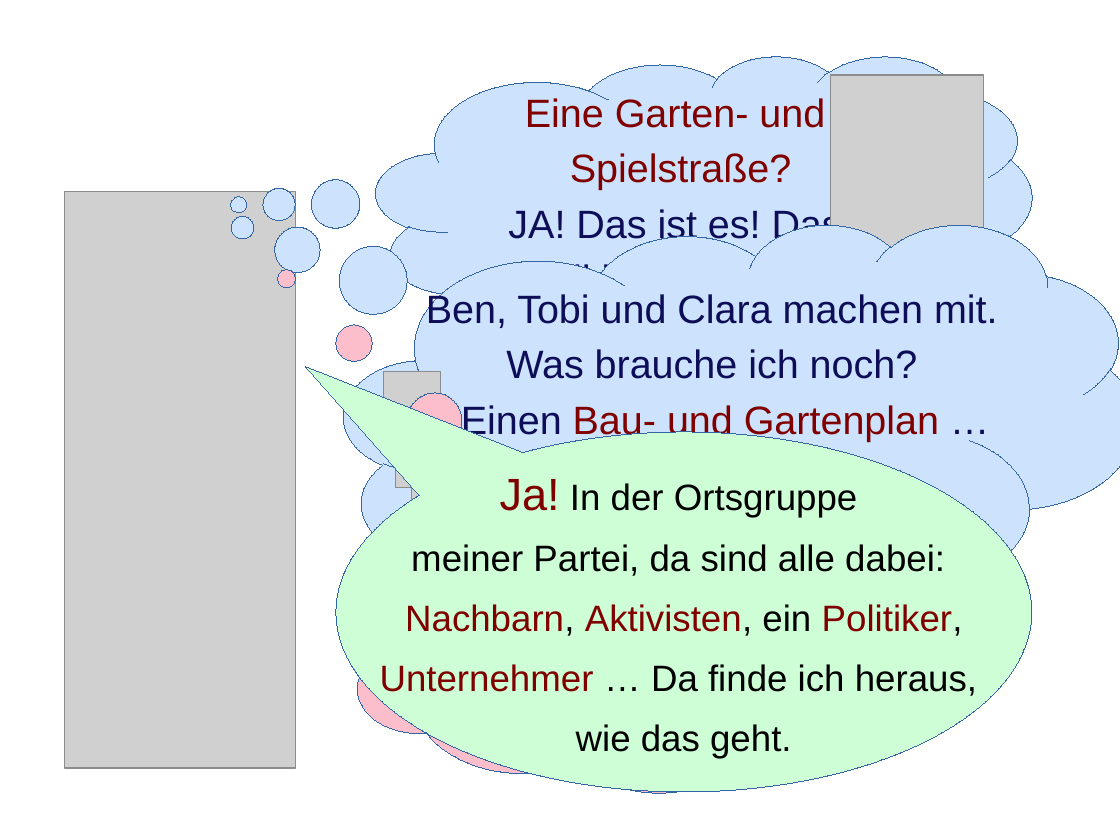
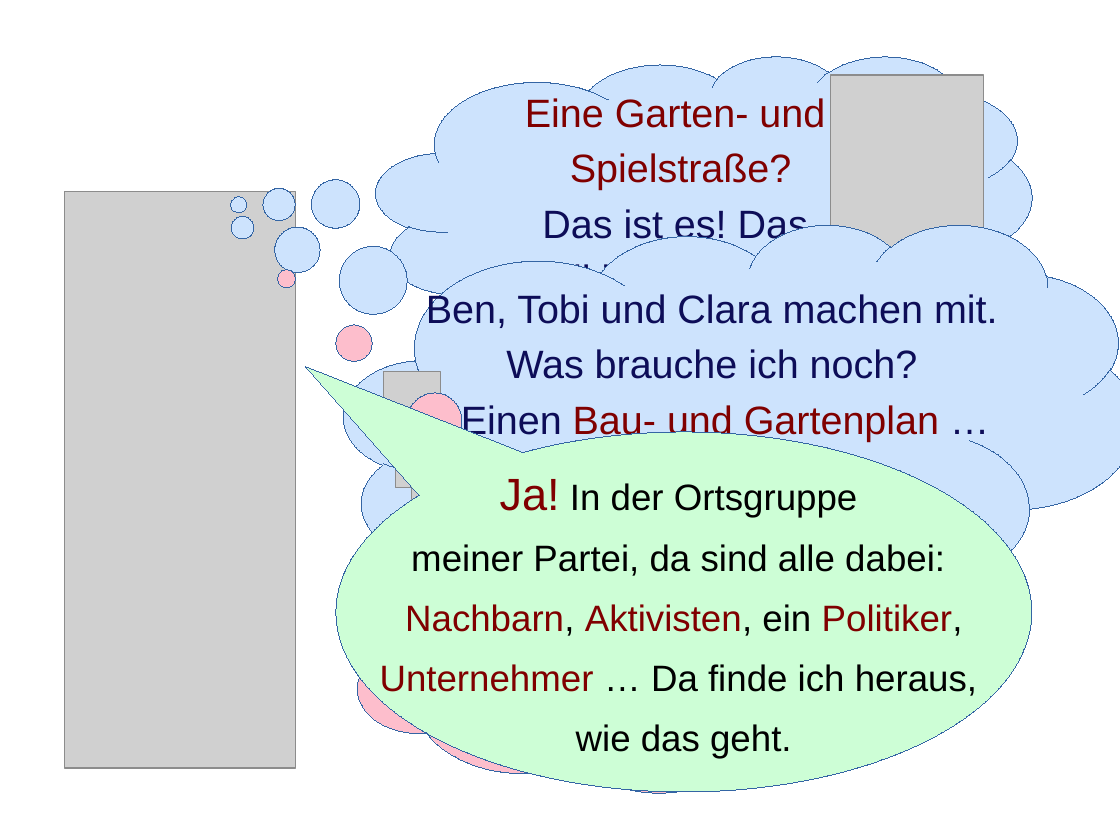
Before and after one commit to lafisrap/Philosophie, a slide deck: slide 4 of Animation 1 - Über die Unzerstörberkeit von Ideen.odp (slide 5 before the commit). Drawn at 1120x840 pixels with LibreOffice and Linux fonts; fonts in the diff are those of the drawing; grey boxes stand for pictures. Boxes give left, top, right and bottom in pixels: in the first picture for what was removed or moved away, otherwise in the second. Text is boxed around its words. In the diff, an @@ line names an element or a change of style, - is before the commit and + after.

```diff
--- a/Animation 1 - Über die Unzerstörberkeit von Ideen.odp
+++ b/Animation 1 - Über die Unzerstörberkeit von Ideen.odp
@@ text in thought cloud at box(542, 209, 808, 245): text changed @@
-JA! Das ist es! Das
+Das ist es! Das
```
Also in this commit, not shown: 4 other slides changed, 4 slides added, 2 slides removed.
